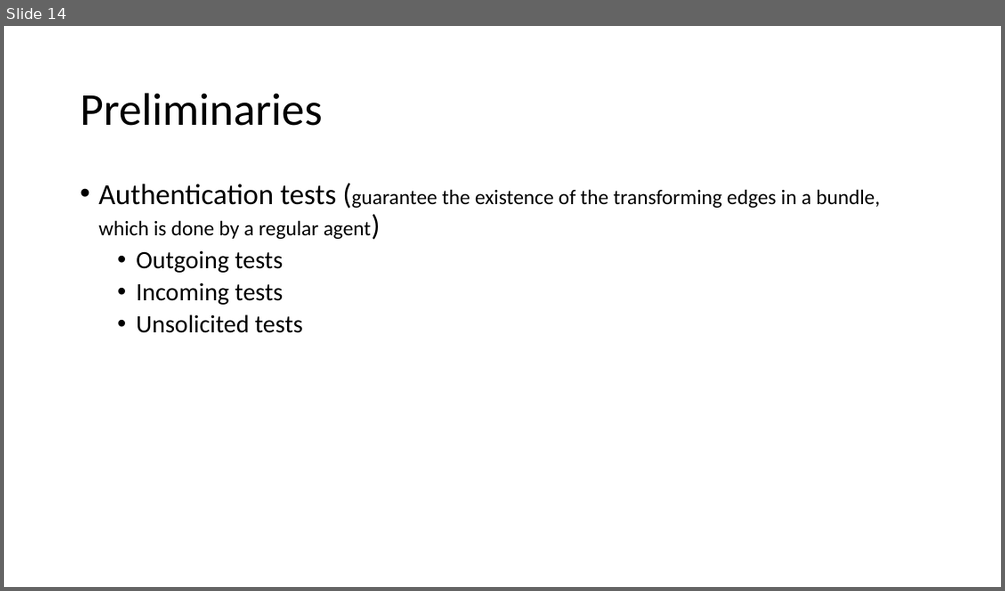
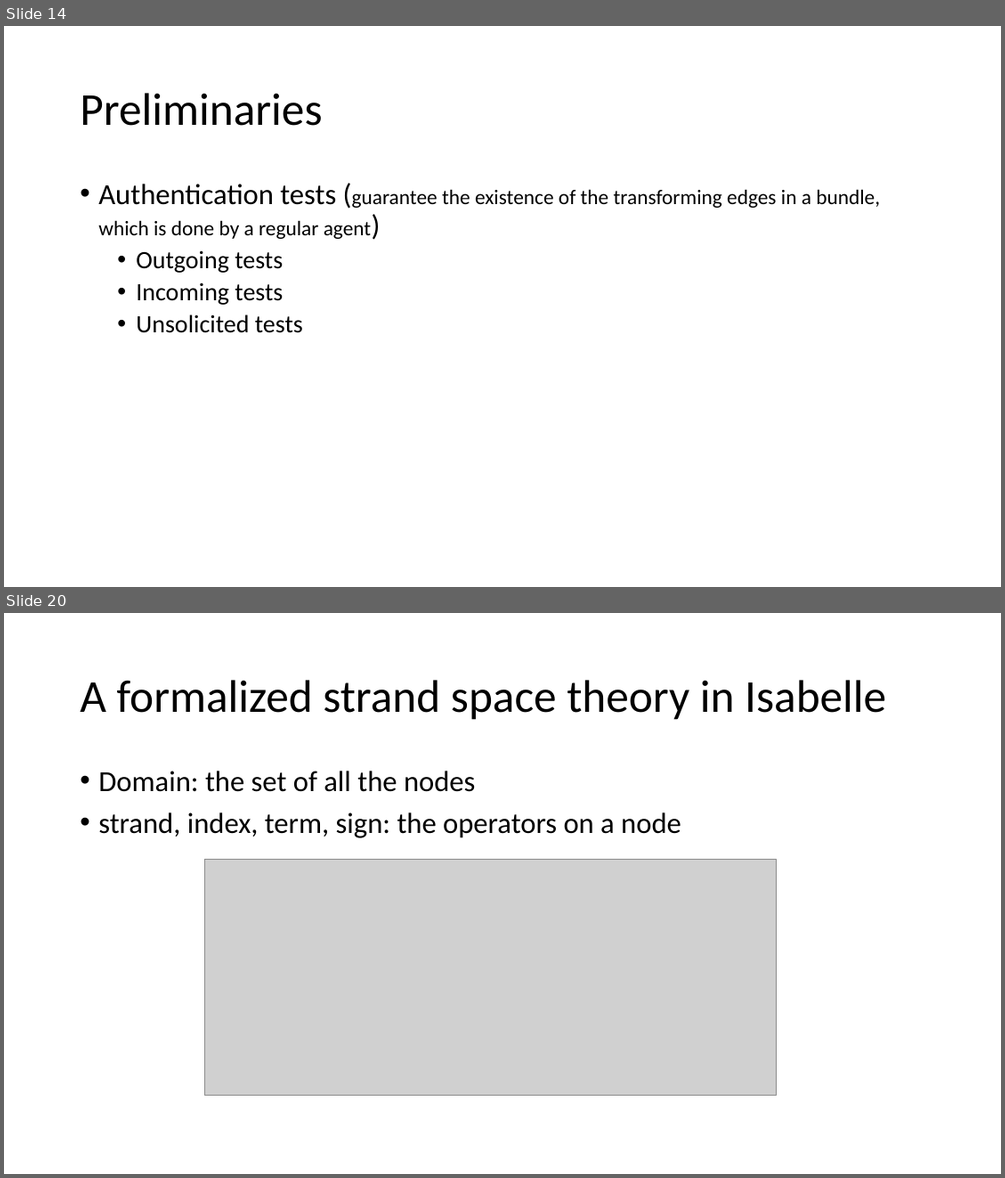
Before and after one commit to bacmive/paper_notes, a slide deck: notes7-strand space.pptx. Shown one above the other, each under a label of ours: slide 14 before the commit, slides 14 and 20 after it; the slides between them are not shown. The pictures are 1005x591 and 1005x1178 pixels, drawn with LibreOffice and Linux fonts; fonts in the diff are those of the drawing; grey boxes stand for pictures. Boxes give left, top, right and bottom in pixels: in the first picture for what was removed or moved away, otherwise in the second. Text is boxed around its words. In the diff, an @@ line names an element or a change of style, - is before the commit and + after.

Commit message:
strand

```diff
--- a/notes7-strand space.pptx
+++ b/notes7-strand space.pptx
@@ slide 20 added at [4, 613, 1001, 1174], background #FFFFFF @@
@@ title added at [80, 680, 886, 720], 44 pt, text #000000 @@
+A formalized strand space theory in Isabelle
@@ text added at [98, 771, 681, 838], 28 pt, text #000000 @@
+• Domain: the set of all the nodes
+• strand, index, term, sign: the operators on a node
@@ picture added at [204, 859, 777, 1095] @@
```
Also in this commit, not shown: 1 slide changed, 6 other slides added, 1 other file.
